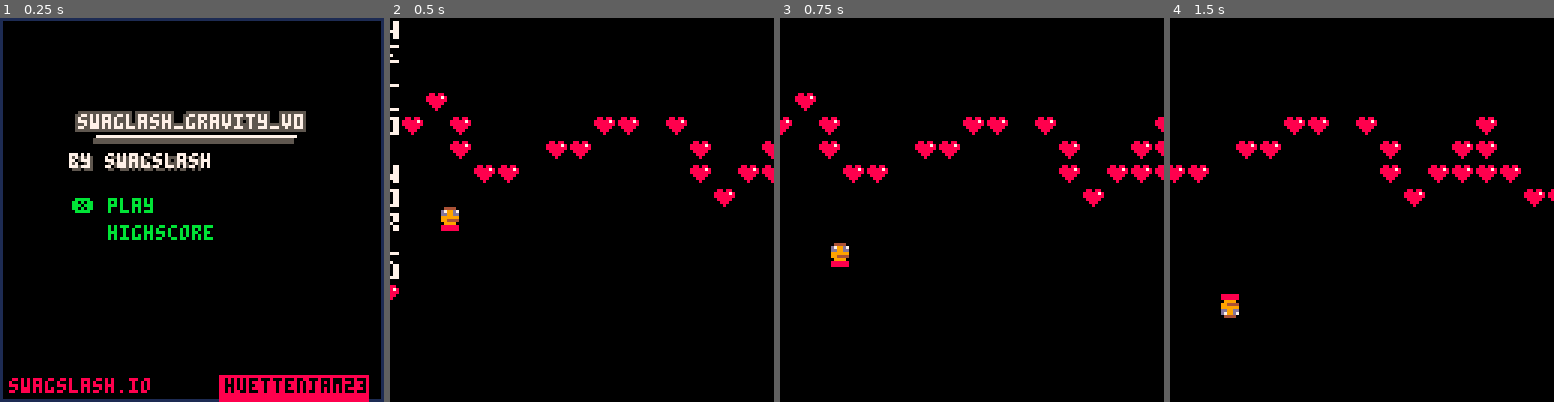
Above: before the commit, frames 1-4 (left to right).
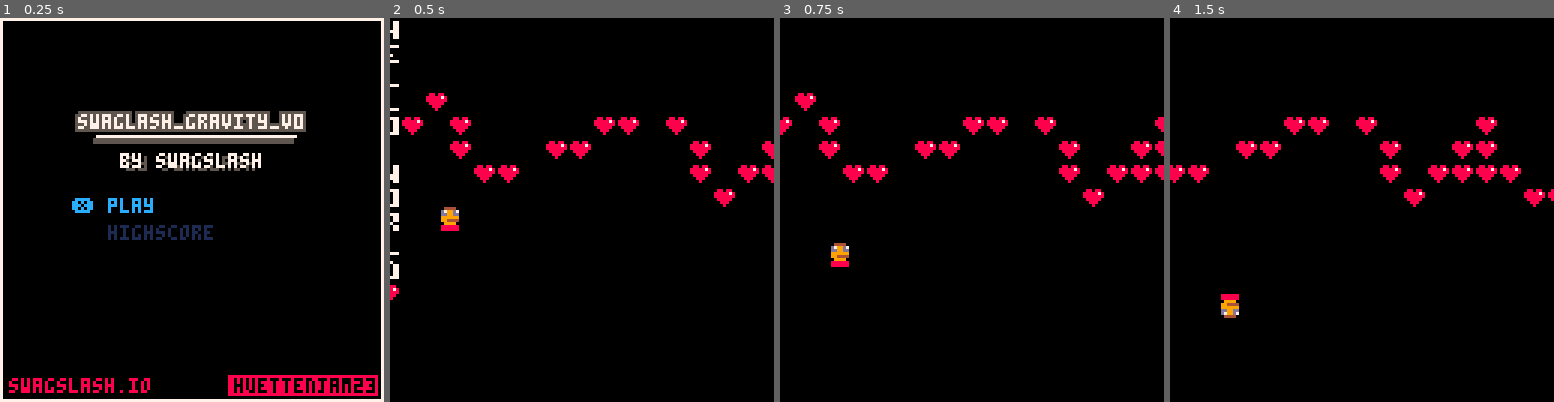
Above: after the commit, the same moments.

Repository: swagslash/huettenjam2023
Game: PICO-8 cartridge huettenjam2023.p8
The game is run twice, just before and just after one commit, with the same random seed, the same clock (stepped at 60 frames per second) and the same inputs.
Inputs:
- Up to frame 1 (0.25 s): no input
- Up to frame 2 (0.5 s): tap X (X key) at 0.33 s
- Up to frame 3 (0.75 s): no input
- Up to frame 4 (1.5 s): tap X (X key) at 1.07 s

The runs differ from the first frame. In frame 1, 6.8% of the frame differs, in the area x 0-100%, y 0-100%; in frame 2, nothing differs; in frame 3, nothing differs; in frame 4, nothing differs.

Commit message:
nicer menu

Diff:
--- a/scripts/menu.lua
+++ b/scripts/menu.lua
@@ -27,17 +27,19 @@
 end
 
 function draw_menu()
-    -- TODO write cool sprites here
-    rect(0,0,127,127,1)
+
+    rect(0,0,127,127,7)
+
+    -- TODO write cool sprites here instead of ugly text
     outline_print(game_title, 64 - #game_title*4 / 2, title_y, 7, 5, 1)
     rectfill(32,title_y+7,98,title_y+7,7)
     rectfill(31,title_y+8,97,title_y+9,5)
 
-    print("by swaglash", 24, title_y+14, 5)
-    print("by swagslash", 23, title_y+13, 7) -- shadow
+    print_center("by swaglash", title_y+14, 5)
+    print_center("by swagslash", title_y+13, 7) -- shadow
 
-    rectfill(73, 119, 122, 129+6, 8)
-    print("huettenjam23", 75, 120, 0)
+    rectfill(76, 119, 125, 125, 8)
+    print("huettenjam23", 78, 120, 0)
 
     draw_selection();
 
@@ -47,7 +49,11 @@
 function draw_selection()
     for i=1, #selections do
         local pre = "   "
-        if cur_sel == i then pre="❎ " end
-        print(pre..selections[i], 24, title_y+28+(i-1)*9, 11)
+        local color = 1
+        if cur_sel == i then
+            pre="❎ "
+            color = 12
+        end
+        print(pre..selections[i], 24, title_y+28+(i-1)*9, color)
     end
 end
